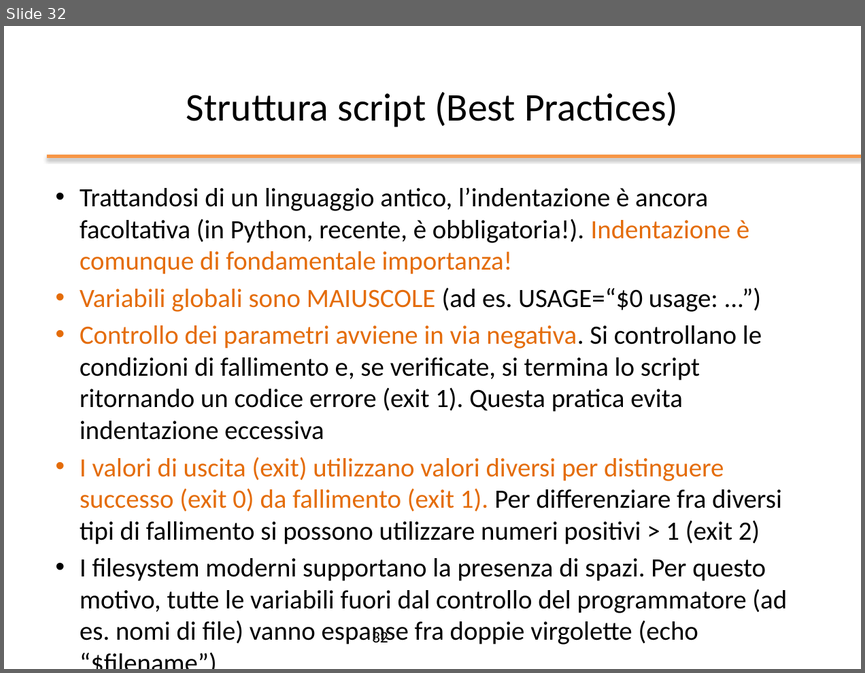
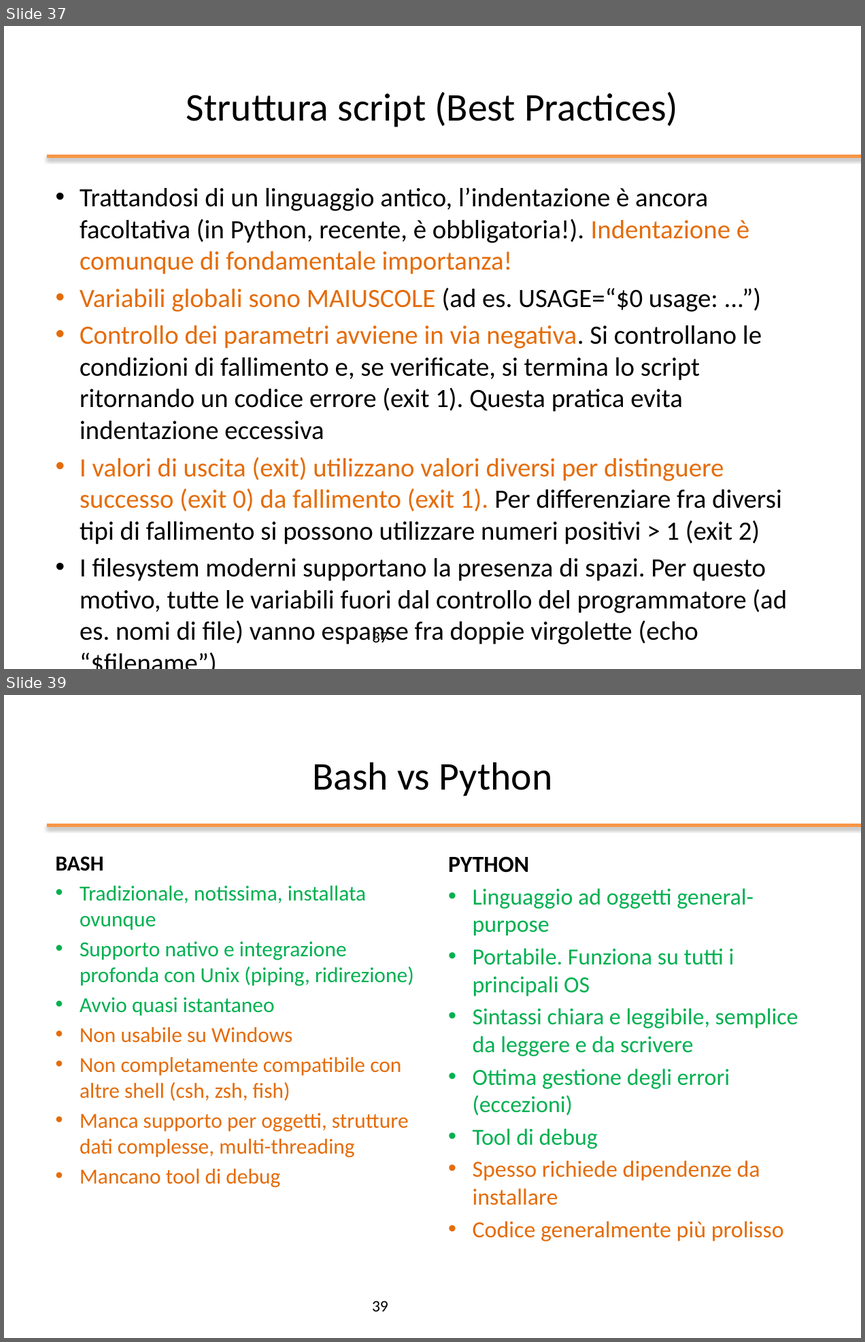
Before and after one commit to nbicocchi/operatingsystemsbsc, a slide deck: slides/ppt/03_Bash Scripting.pptx. Shown one above the other, each under a label of ours: slide 32 before the commit, slides 37 and 39 after it; the slides between them are not shown. The pictures are 865x673 and 865x1342 pixels, drawn with LibreOffice and Linux fonts; fonts in the diff are those of the drawing; background and template pictures are left out. Boxes give left, top, right and bottom in pixels: in the first picture for what was removed or moved away, otherwise in the second. Text is boxed around its words. In the diff, an @@ line names an element or a change of style, - is before the commit and + after.

```diff
--- a/slides/ppt/03_Bash Scripting.pptx
+++ b/slides/ppt/03_Bash Scripting.pptx
@@ slide 39 added at <box>4,695,861,1338</box>, background #FFFFFF; not listed: 1 template element that a slide beside it also shows @@
@@ title added at <box>312,762,553,796</box>, 33 pt, text #000000 @@
+Bash vs Python
@@ text added at <box>56,856,414,1187</box>, 18 pt, text #E46C0A @@
+BASH
+• Tradizionale, notissima, installata ovunque
+• Supporto nativo e integrazione profonda con Unix (piping, ridirezione)
+• Avvio quasi istantaneo
+• Non usabile su Windows
+• Non completamente compatibile con altre shell (csh, zsh, fish)
+• Manca supporto per oggetti, strutture dati complesse, multi-threading
+• Mancano tool di debug
@@ text added at <box>448,856,798,1241</box>, 19.4 pt, text #00B050 @@
+PYTHON
+• Linguaggio ad oggetti general-purpose
+• Portabile. Funziona su tutti i principali OS
+• Sintassi chiara e leggibile, semplice da leggere e da scrivere
+• Ottima gestione degli errori (eccezioni)
+• Tool di debug
+• Spesso richiede dipendenze da installare
+• Codice generalmente più prolisso
@@ page number added at <box>372,1300,388,1311</box>, 13.5 pt, text #000000 @@
+39
@@ what was slide 32 is now slide 37 @@
@@ page number at <box>372,628,388,642</box>: text changed @@
-32
+37
```
Also in this commit, not shown: 1 slide changed, 9 other slides added, 5 other files.
